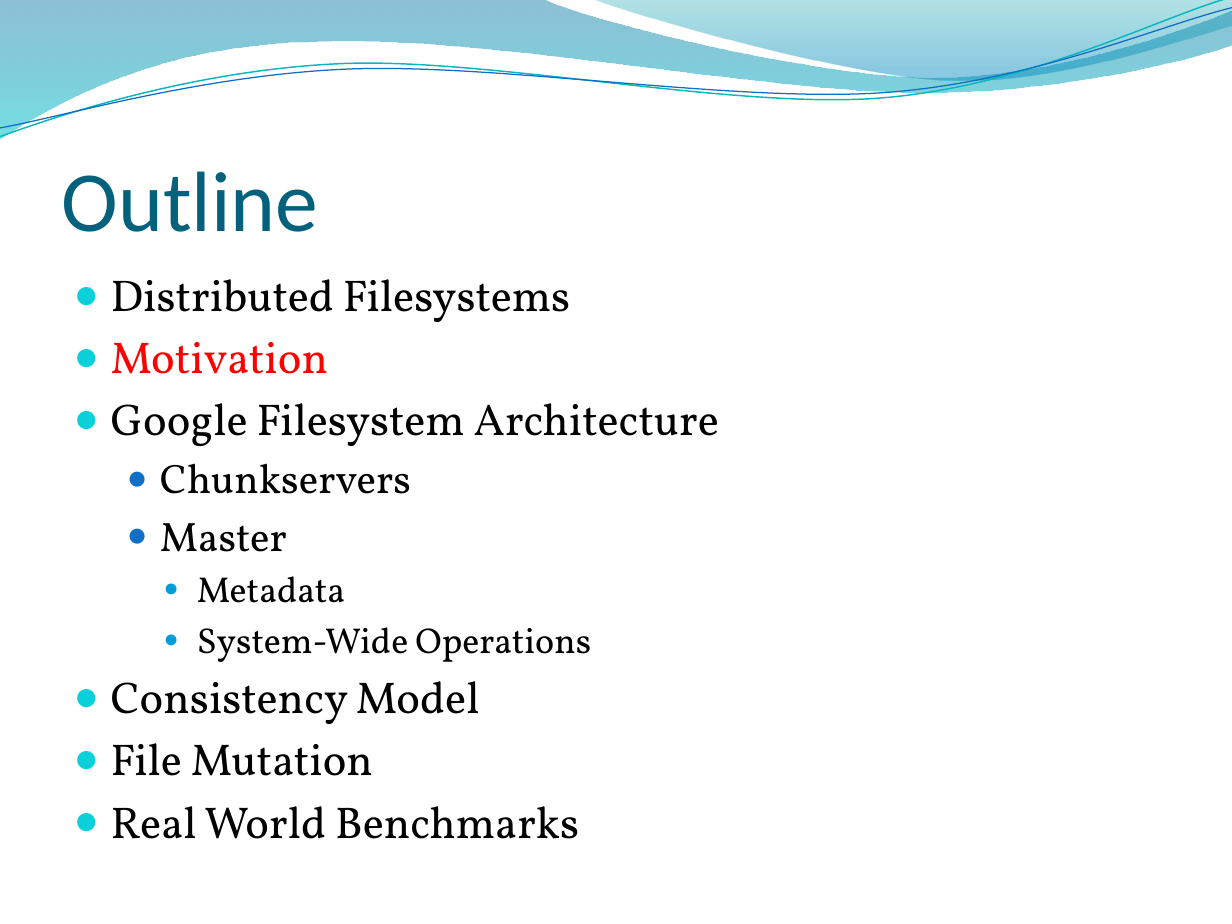
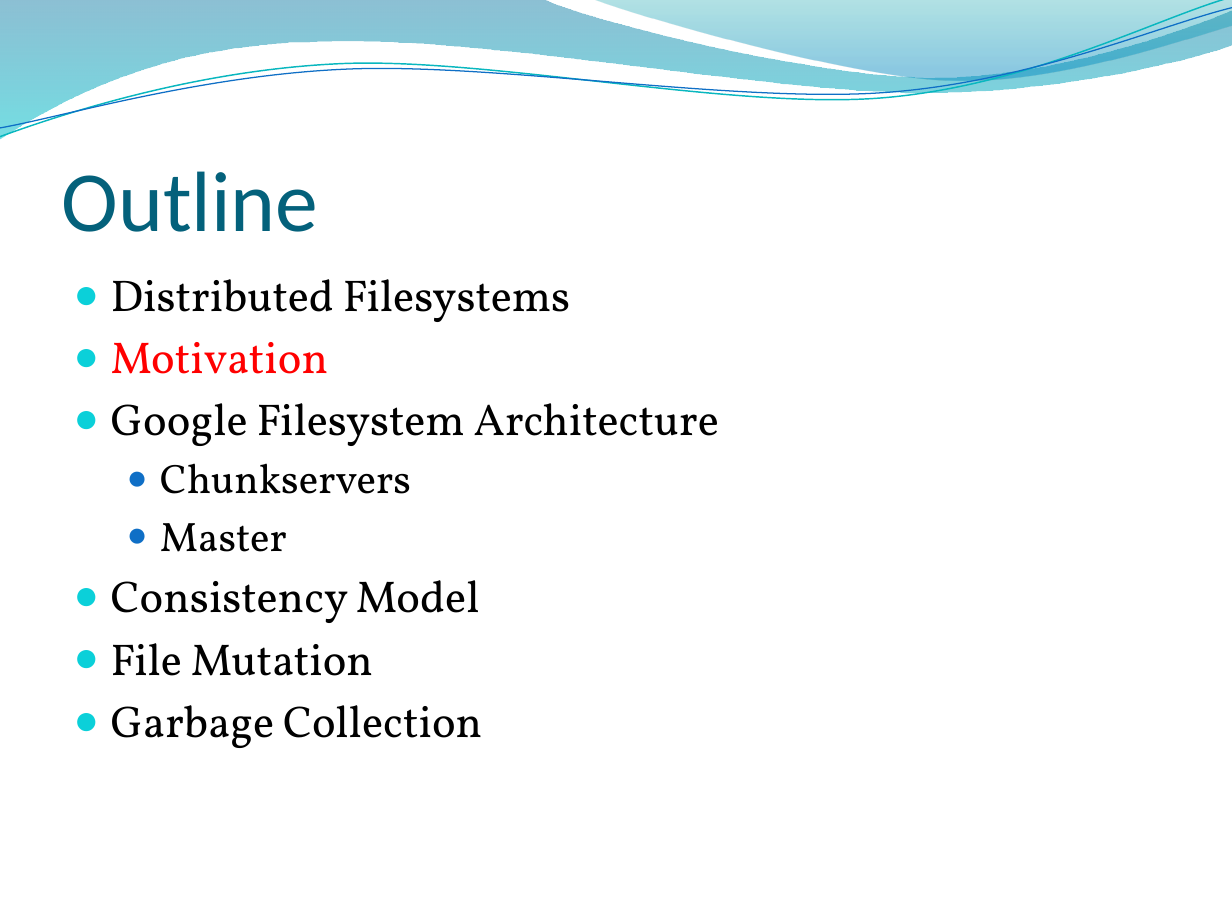
Before and after one commit to edvelezg/unb-os, a slide deck: slide 5 of google-fs/google-fs.pptx. Drawn at 1232x924 pixels with LibreOffice and Linux fonts; fonts in the diff are those of the drawing; background and template pictures are left out. Boxes give left, top, right and bottom in pixels: in the first picture for what was removed or moved away, otherwise in the second. Text is boxed around its words. In the diff, an @@ line names an element or a change of style, - is before the commit and + after.

```diff
--- a/google-fs/google-fs.pptx
+++ b/google-fs/google-fs.pptx
@@ text at (197,576,591,662): paragraphs removed @@
-    ● Metadata
-    ● System-Wide Operations
@@ text at (111,705,482,748): text changed @@
-● Real World Benchmarks
+● Garbage Collection
```
Also in this commit, not shown: 12 other slides changed, 2 slides added, 4 slides removed.
